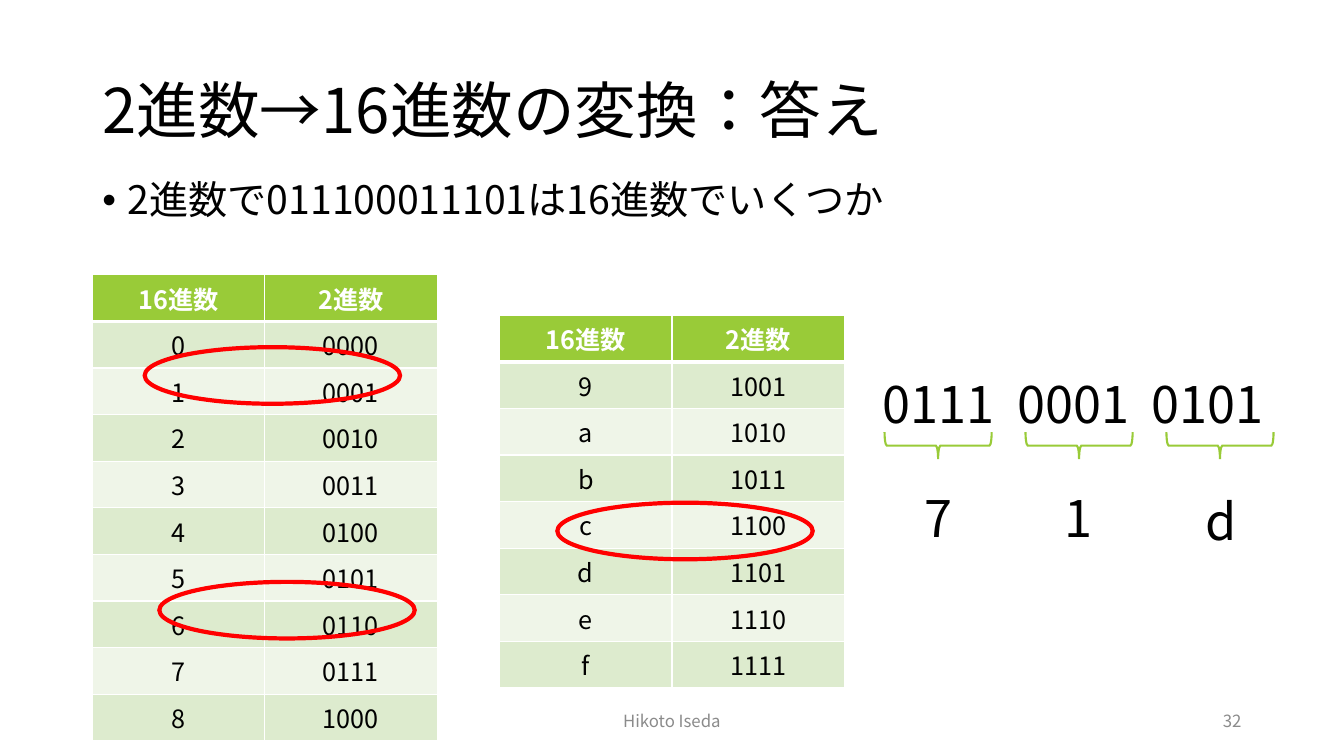
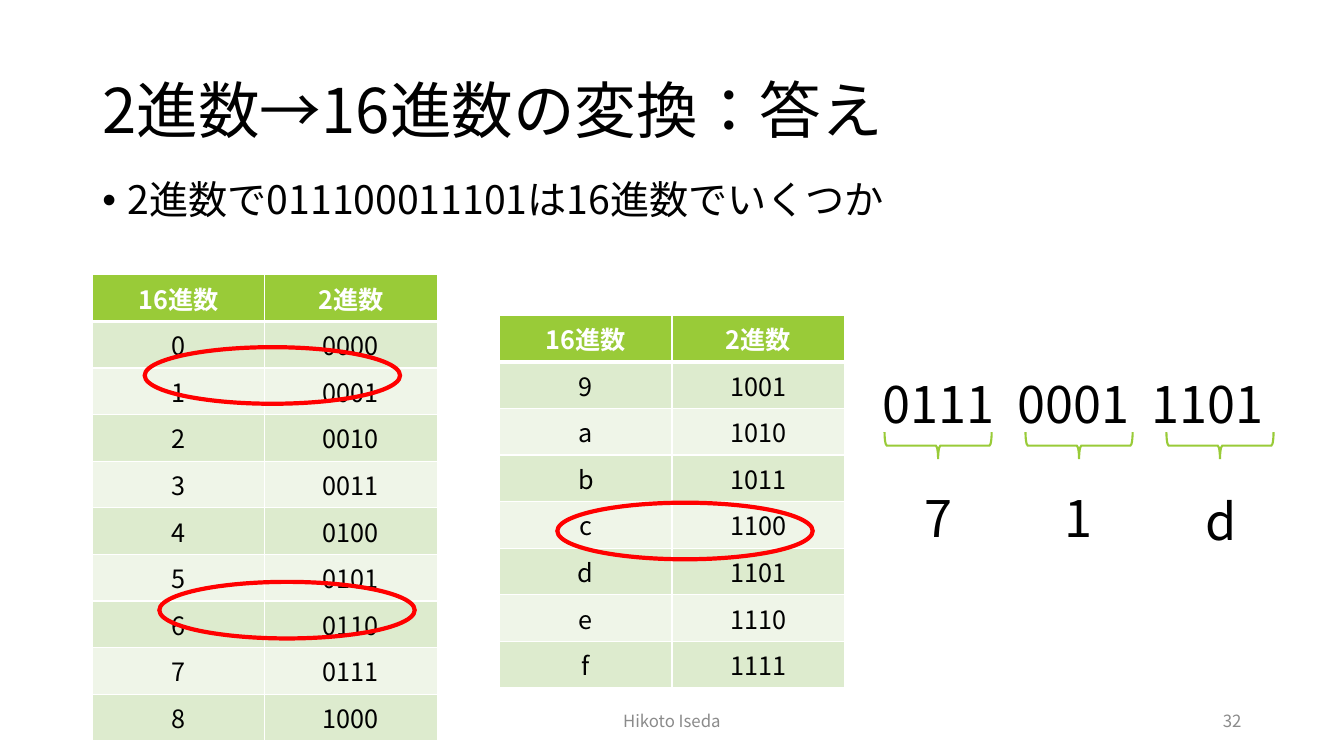
Before and after one commit to Hikotty/CSDS_workshop, a slide deck: slide 32 of 2023-12-14/CS/第１回勉強会.pptx. Drawn at 1344x756 pixels with LibreOffice and Linux fonts; fonts in the diff are those of the drawing. Boxes give left, top, right and bottom in pixels: in the first picture for what was removed or moved away, otherwise in the second. Text is boxed around its words. In the diff, an @@ line names an element or a change of style, - is before the commit and + after.

```diff
--- a/2023-12-14/CS/第１回勉強会.pptx
+++ b/2023-12-14/CS/第１回勉強会.pptx
@@ text at bbox=[883, 385, 1264, 436]: text changed @@
-0111 0001 0101
+0111 0001 1101
```
Also in this commit, not shown: 4 other slides changed, 3 other files.
